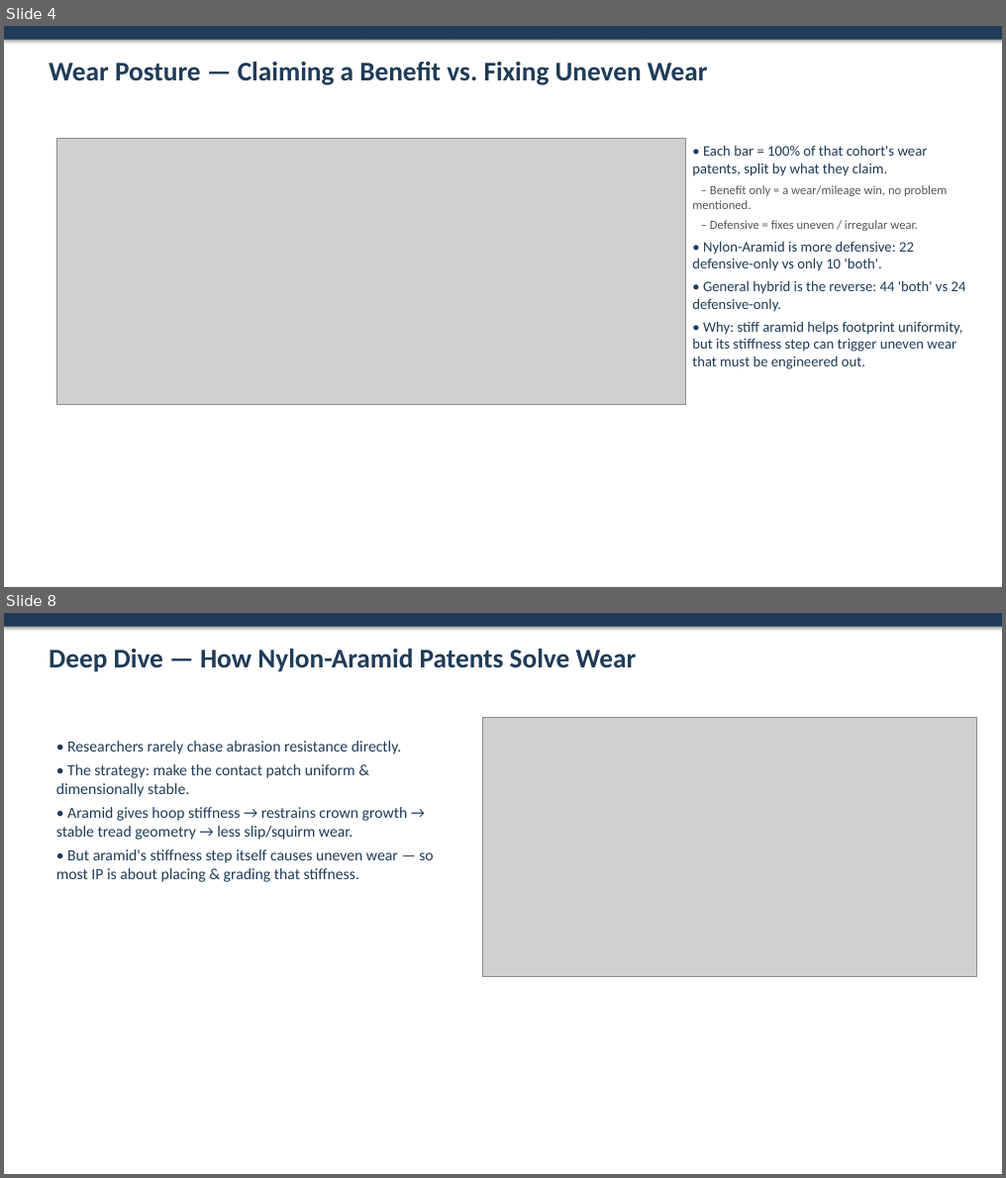
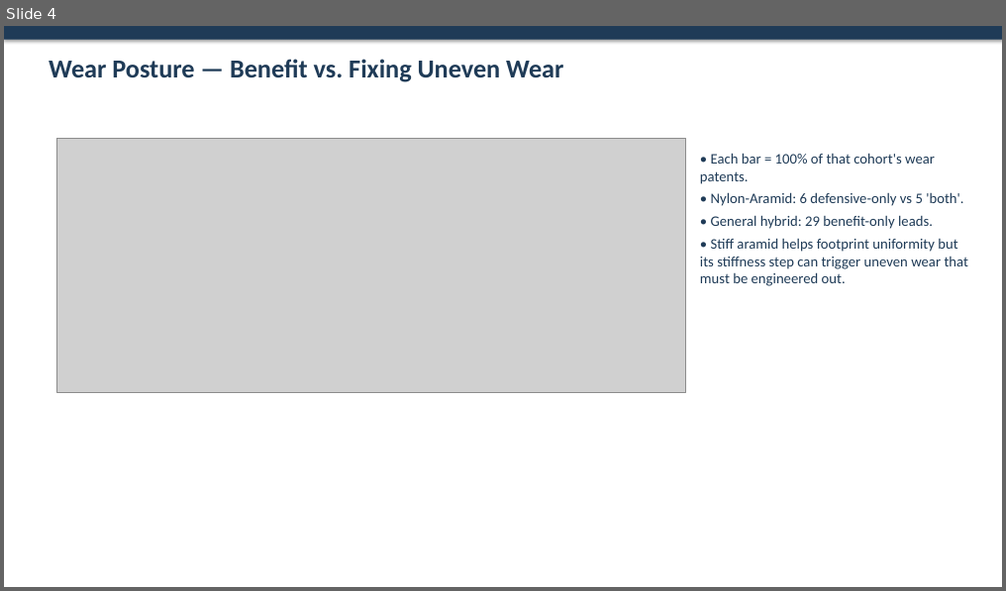
Before and after one commit to sreeharshahr09-gif/Sri, a slide deck: reports/Hybrid_Cord_Wear_Analysis.pptx. Shown one above the other, each under a label of ours: slides 4 and 8 before the commit, slide 4 after it; the slides between them are not shown. The pictures are 1006x1178 and 1006x591 pixels, drawn with LibreOffice and Linux fonts; fonts in the diff are those of the drawing; grey boxes stand for pictures. Boxes give left, top, right and bottom in pixels: in the first picture for what was removed or moved away, otherwise in the second. Text is boxed around its words. In the diff, an @@ line names an element or a change of style, - is before the commit and + after.

```diff
--- a/reports/Hybrid_Cord_Wear_Analysis.pptx
+++ b/reports/Hybrid_Cord_Wear_Analysis.pptx
@@ slide 8 removed at bbox=[4, 613, 1002, 1174], background #FFFFFF @@
@@ rectangle removed at bbox=[4, 613, 1002, 627] @@
@@ text removed at bbox=[49, 649, 637, 672] @@
-Deep Dive — How Nylon-Aramid Patents Solve Wear
@@ picture removed at bbox=[483, 718, 977, 977] @@
@@ text removed at bbox=[56, 741, 433, 882] @@
-• Researchers rarely chase abrasion resistance directly.
-• The strategy: make the contact patch uniform & dimensionally stable.
-• Aramid gives hoop stiffness → restrains crown growth → stable tread geometry → less slip/squirm wear.
-• But aramid's stiffness step itself causes uneven wear — so most IP is about placing & grading that stiffness.
@@ slide 4 changed as well @@
@@ text at bbox=[49, 59, 563, 82]: text changed; size 26 to 25 pt @@
-Wear Posture — Claiming a Benefit vs. Fixing Uneven Wear
+Wear Posture — Benefit vs. Fixing Uneven Wear
@@ picture: place and size @@
-picture at bbox=[56, 138, 685, 405]
+picture at bbox=[56, 138, 685, 392]
@@ text at bbox=[700, 153, 968, 286]: text changed @@
-• Each bar = 100% of that cohort's wear patents, split by what they claim.
-– Benefit only = a wear/mileage win, no problem mentioned.
-– Defensive = fixes uneven / irregular wear.
-• Nylon-Aramid is more defensive: 22 defensive-only vs only 10 'both'.
-• General hybrid is the reverse: 44 'both' vs 24 defensive-only.
-• Why: stiff aramid helps footprint uniformity, but its stiffness step can trigger uneven wear that must be engineered out.
+• Each bar = 100% of that cohort's wear patents.
+• Nylon-Aramid: 6 defensive-only vs 5 'both'.
+• General hybrid: 29 benefit-only leads.
+• Stiff aramid helps footprint uniformity but its stiffness step can trigger uneven wear that must be engineered out.
```
Also in this commit, not shown: 6 other slides changed, 3 slides added, 3 other slides removed, 14 other files.
